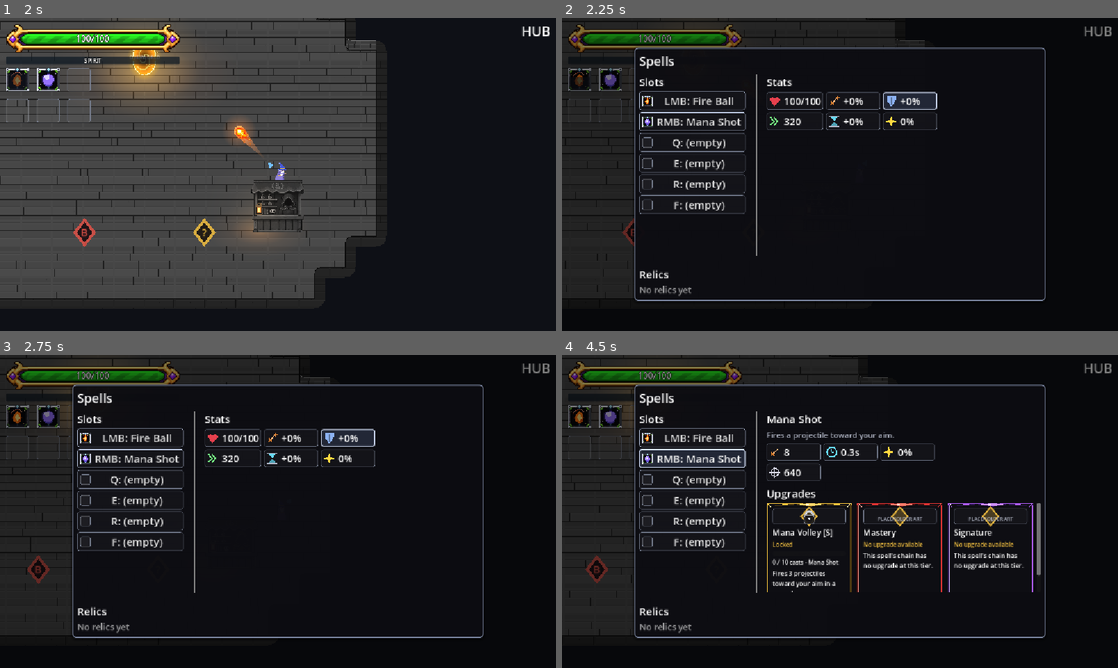
Above: before the commit, frames 1-4 (two rows, left to right).
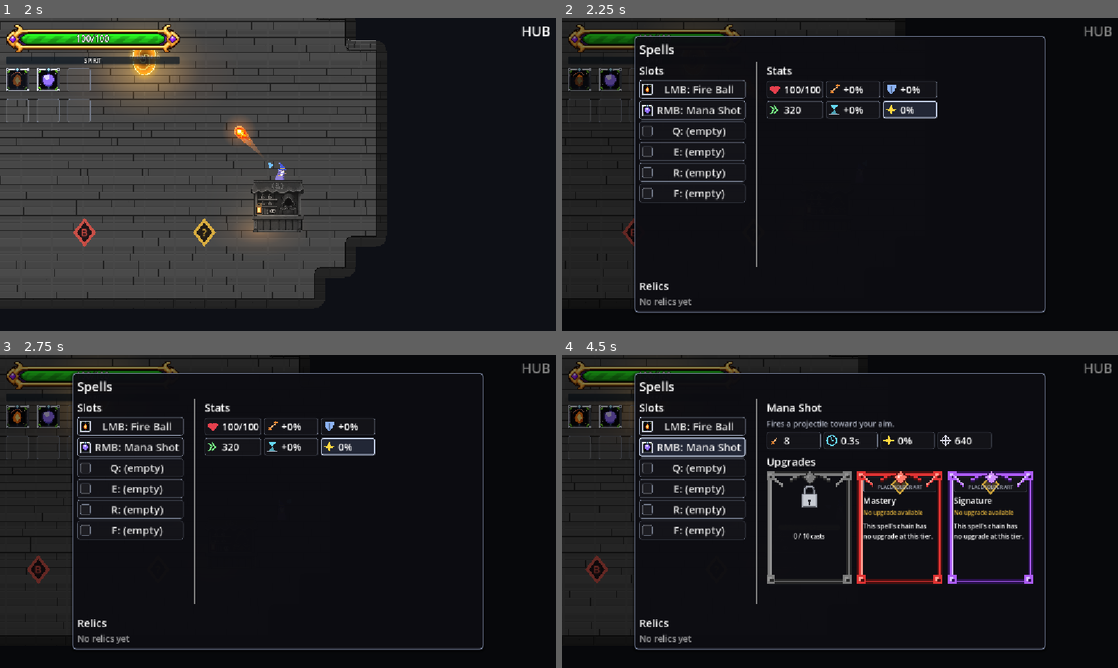
Above: after the commit, the same moments.

Repository: BestestGameStudio/gangU
Game: Godot game, scene res://game/core/main.tscn
Two runs of this game, one before a commit and one after it. Both use one fixed random seed, a clock stepped at 60 frames per second and the inputs below. Sound files missing from this copy of the repository are replaced by a short silence.
Inputs (mouse positions are in pixels of both pictures, inside the frame that each line leads up to):
- Up to frame 1 (2 s): tap Enter at 0.5 s; move the mouse to (400, 158) at 0.52 s; hold D (move_right) 0.53-1.25 s; hold Space (cast) 0.53-1.25 s; click (400, 158) at 0.67 s; tap Shift (dash) at 0.8 s; drag from (166, 190) to (177, 58) at 1.27 s
- Up to frame 2 (2.25 s): move the mouse to (895, 105) at 2.02 s; hold D (move_right) from 2.03 s (still down); hold Tab (equip_panel) from 2.03 s (still down); click (895, 105) at 2.17 s
- Up to frame 3 (2.75 s): keep holding D (move_right); keep holding Tab (equip_panel); tap Space (cast) at 2.3 s
- Up to frame 4 (4.5 s): release D (move_right) at 2.75 s; release Tab (equip_panel) at 2.75 s; drag from (812, 574) to (600, 570) at 2.77 s; click "LMB: Fire Ball" at 3.5 s; click "RMB: Mana Shot" at 4.25 s

Frame 1 is identical in both runs. In frame 2, 7.9% of the frame differs, in the area x 12-87%, y 5-95%; in frame 3, 7.9%; in frame 4, 16%.

Commit message:
Spell menu: frame aspect ratio and minimal locked cards (#715) (#716)
* Start spell upgrade frame and locked-card follow-up

* Preserve upgrade frame aspect and hide locked upgrade details (#715)

* Keep fixed-card descriptions scrollable and clicks reachable

* Center cast counts and drop source names and upgrade tier tags

* Update mounted menu expectation for tier-free upgrade names

* Center SpriteU-authored lock sprite on locked upgrade cards

* Bound upgrade hover text to a wrapped card tooltip

* Inset upgrade progress bars and refine lock silhouette

* Raise lock above centered progress bar with a larger gap

---------

Co-authored-by: Instinct Agent <agent@instinct.com>

Diff:
--- a/game/ui/equip_panel.gd
+++ b/game/ui/equip_panel.gd
@@ -84,19 +84,10 @@
 # #712: all three 176px tier cards visible together at the default viewport.
 # Fixed width still prevents resizing when selecting/deselecting a spell.
 const DETAIL_WIDTH := 568.0
-## #441 (Daniel, 2026-11-09): the plate hugs its content instead of the old
-## 620px fixed height ("a lot of empty vertical space below the spell
-## slots"). Measured composition on the pinned harness: title 36 + sep 10 +
-## columns 376 (player stats 115 + sep + upgrades header ~35 + one full
-## upgrade card 216 at the #441 card width; the slots column needs 289) +
-## plate margins 20. Still FIXED so the #416 no-resize rule holds.
-## #427 rebase: the relics section (separator + header + one names row, 83)
-## sits below the columns, so the fixed height grows 442 -> 525 to keep the
-## tallest state (upgrade cards + relics) inside it without resizing.
-## #700 re-measure (2 cards, 3-column grid): the tallest state shrinks to
-## ~360 (player stats 115 at 3 columns + sep + header ~35 + card ~200),
-## so 525 still covers it with slack and stays fixed.
-const PANEL_HEIGHT := 525.0
+## #715: four core spell stats share one row before adding height. The
+## original 525px plate still clipped the native 3:4 frames, so add 48px
+## of fixed height; width stays unchanged. Smaller viewports retain scroll.
+const PANEL_HEIGHT := 573.0
 const SCREEN_MARGIN := 16.0
 var _relics_box: VBoxContainer
 var _relics_list: HFlowContainer
@@ -131,22 +122,8 @@
 	b.add_child(icon)
 	return icon
 
-## #38: compact ASCII tier suffix on upgrade-channel buttons only (lead UX
-## call: [S]/[M]/[G] for Specialization/Mastery/Signature, Base shows
-## nothing). Reads the upgrade's own tier when the provider exposes one;
-## providers without a tier field degrade to no suffix. Display-only.
-func _tier_suffix(upgrade: Variant) -> String:
-	match _upgrade_tier(upgrade):
-		1:
-			return " [S]"
-		2:
-			return " [M]"
-		3:
-			return " [G]"
-	return ""
-
 ## Tier the upgrade advances INTO (0 Base .. 3 Signature); 0 when the
-## provider exposes no tier. Shared by the [S]/[M]/[G] suffix and the #451
+## provider exposes no tier. Used by the #451
 ## card border.
 func _upgrade_tier(upgrade: Variant) -> int:
 	var tier: Variant = (upgrade as Resource).get(&"tier") if upgrade is Resource else null
@@ -392,6 +369,7 @@
 func _refresh_stats() -> void:
 	if _player == null:
 		return
+	_stats_box.set_columns(4 if _selected != null else StatGrid.COLUMNS)
 	_stats_box.set_description(SpellDescription.for_spell(_selected))
 	if _selected != null:
 		_stats_box.set_entries(_selected.spell_name, StatSheet.spell_entries(_selected, _player, _caster))
@@ -459,7 +437,7 @@
 				description += "\n%s px | %s px/s" % [int(result.range), int(result.projectile_speed)]
 			if description.is_empty():
 				description = "Upgrade content is not available yet."
-			b.setup(str(_upgrade_field(upgrade, &"display_name")) + _tier_suffix(upgrade), description, item.state == "token")
+			b.setup(str(_upgrade_field(upgrade, &"display_name")), description, item.state == "token")
 			var pid: Variant = _upgrade_field(upgrade, &"id")
 			# Resolve the route again when pressed: live cast progress may have
 			# qualified this card since it was constructed, avoiding wasted tokens.
--- a/game/ui/stat_grid.gd
+++ b/game/ui/stat_grid.gd
@@ -180,3 +180,7 @@
 func details_of(id: StringName) -> String:
 	var c := cell(id)
 	return c.details if c != null else ""
+
+## Selected spells use one row for the four core stats; extra stats wrap.
+func set_columns(count: int) -> void:
+	_grid.columns = maxi(count, 1)
--- a/game/ui/upgrade_card.gd
+++ b/game/ui/upgrade_card.gd
@@ -3,6 +3,8 @@
 ## #402 presentation only. The panel owns eligibility, path IDs and actions.
 ## Splash is deliberately a code-drawn placeholder, never claimed final art.
 const CARD_WIDTH := 176.0
+const CARD_HEIGHT := CARD_WIDTH * 64.0 / 48.0
+const LOCK_TEXTURE: Texture2D = preload("res://assets/sprites/ui/upgrade-lock.png")
 var name_label: Label
 var description_label: Label
 var action_label: Label
@@ -14,7 +16,7 @@
 var border_color: Color = UiStyle.B_ACCENT
 
 ## #700: ornate card frame (assets/sprites/ui/card-frame-*.png, SpriteU
-## format; provenance in assets/sprites/ui/SOURCE.md): nine-patch with a
+## format; provenance in assets/sprites/ui/SOURCE.md): aspect-preserved with a
 ## transparent interior, one colorway per upgrade tier (UiStyle.RANK_COLORS).
 const TIER_FRAMES: Array[Texture2D] = [
 	preload("res://assets/sprites/ui/card-frame-silver.png"),
@@ -22,11 +24,16 @@
 	preload("res://assets/sprites/ui/card-frame-red.png"),
 	preload("res://assets/sprites/ui/card-frame-purple.png"),
 ]
-var _frame: NinePatchRect
+var _frame: TextureRect
+var _border_tier := 0
+var _locked := false
+var _grey_material: ShaderMaterial
 
 class PlaceholderSplash extends Control:
 	var tint := Color(0.95, 0.75, 0.25)
+	var plain := false
 	func _draw() -> void:
+		if plain: return
 		var r := Rect2(Vector2.ZERO, size)
 		draw_style_box(UiStyle.row(UiStyle.B_DIM, 0), r)
 		var c := size * 0.5
@@ -34,16 +41,9 @@
 		draw_colored_polygon(points, Color(tint, 0.24))
 		draw_polyline(PackedVector2Array([points[0], points[1], points[2], points[3], points[0]]), tint, 2.0, true)
 
-## Vector padlock: no font-dependent emoji or missing-glyph square.
-class LockSign extends Control:
-	func _draw() -> void:
-		var c := size * 0.5
-		draw_style_box(UiStyle.row(Color(0.65, 0.67, 0.72), 4), Rect2(c + Vector2(-11, -2), Vector2(22, 18)))
-		draw_arc(c + Vector2(0, -2), 8, PI, TAU, 16, Color(0.8, 0.82, 0.86), 3, true)
-		draw_circle(c + Vector2(0, 5), 2, Color(0.85, 0.87, 0.9))
-
 func _init() -> void:
-	custom_minimum_size = Vector2(CARD_WIDTH, 200)
+	custom_minimum_size = Vector2(CARD_WIDTH, CARD_HEIGHT)
+	size_flags_vertical = Control.SIZE_SHRINK_BEGIN
 	mouse_default_cursor_shape = Control.CURSOR_POINTING_HAND
 	UiStyle.style_button(self, UiStyle.B_ACCENT, 10)
 	var margin := MarginContainer.new()
@@ -53,9 +53,14 @@
 	margin.add_theme_constant_override("margin_top", 12)
 	margin.add_theme_constant_override("margin_bottom", 12)
 	add_child(margin)
+	var scroll := ScrollContainer.new()
+	scroll.name = "CardContentScroll"
+	scroll.horizontal_scroll_mode = ScrollContainer.SCROLL_MODE_DISABLED
+	margin.add_child(scroll)
 	_content = VBoxContainer.new()
+	_content.size_flags_horizontal = Control.SIZE_EXPAND_FILL
 	_content.add_theme_constant_override("separation", 5)
-	margin.add_child(_content)
+	scroll.add_child(_content)
 	splash = PlaceholderSplash.new()
 	splash.name = "PlaceholderSplash"
 	splash.custom_minimum_size = Vector2(0, 32)
@@ -91,9 +96,14 @@
 	progress_bar.custom_minimum_size.y = 10
 	progress_bar.show_percentage = false
 	progress_bar.visible = false
-	_content.add_child(progress_bar)
+	var progress_margin := MarginContainer.new()
+	progress_margin.add_theme_constant_override("margin_left", 12)
+	progress_margin.add_theme_constant_override("margin_right", 12)
+	_content.add_child(progress_margin)
+	progress_margin.add_child(progress_bar)
 	progress_label = Label.new()
 	progress_label.name = "UnlockProgressText"
+	progress_label.horizontal_alignment = HORIZONTAL_ALIGNMENT_CENTER
 	progress_label.add_theme_font_size_override("font_size", 12)
 	progress_label.autowrap_mode = TextServer.AUTOWRAP_WORD_SMART
 	progress_label.visible = false
@@ -101,22 +111,37 @@
 	# Qualification is always above the long description, so the lock/bar
 	# stay visible without scrolling even when an upgrade has lengthy text.
 	_content.move_child(description_label, _content.get_child_count() - 1)
-	lock_sign = LockSign.new()
+	var lock_texture := TextureRect.new()
+	lock_texture.texture = LOCK_TEXTURE
+	lock_texture.expand_mode = TextureRect.EXPAND_IGNORE_SIZE
+	lock_texture.stretch_mode = TextureRect.STRETCH_KEEP_ASPECT_CENTERED
+	lock_texture.texture_filter = CanvasItem.TEXTURE_FILTER_NEAREST
+	lock_sign = lock_texture
 	lock_sign.name = "LockSign"
-	lock_sign.set_anchors_and_offsets_preset(Control.PRESET_FULL_RECT)
+	lock_sign.set_anchors_and_offsets_preset(Control.PRESET_CENTER)
+	lock_sign.offset_left = -24
+	lock_sign.offset_top = -92
+	lock_sign.offset_right = 24
+	lock_sign.offset_bottom = -36
 	lock_sign.visible = false
-	splash.add_child(lock_sign)
+	add_child(lock_sign)
 	for child: Control in find_children("*", "Control", true, false):
 		child.mouse_filter = Control.MOUSE_FILTER_IGNORE
 
-	_frame = NinePatchRect.new()
+	var grey_shader := Shader.new()
+	grey_shader.code = "shader_type canvas_item; void fragment() { vec4 c = texture(TEXTURE, UV); float g = dot(c.rgb, vec3(0.299, 0.587, 0.114)); COLOR = vec4(vec3(g * 0.6), c.a); }"
+	_grey_material = ShaderMaterial.new()
+	_grey_material.shader = grey_shader
+	# Text ignores input, but the nested scroll must still accept wheel/drag.
+	# PASS lets clicks continue to this upgrade Button.
+	scroll.mouse_filter = Control.MOUSE_FILTER_PASS
+	scroll.get_v_scroll_bar().mouse_filter = Control.MOUSE_FILTER_STOP
+	_frame = TextureRect.new()
 	_frame.name = "TierFrame"
 	_frame.set_anchors_and_offsets_preset(Control.PRESET_FULL_RECT)
 	_frame.mouse_filter = Control.MOUSE_FILTER_IGNORE
-	_frame.patch_margin_left = 12
-	_frame.patch_margin_right = 12
-	_frame.patch_margin_top = 13
-	_frame.patch_margin_bottom = 4
+	_frame.expand_mode = TextureRect.EXPAND_IGNORE_SIZE
+	_frame.stretch_mode = TextureRect.STRETCH_KEEP_ASPECT_CENTERED
 	_frame.texture_filter = CanvasItem.TEXTURE_FILTER_NEAREST # pixel art: no softening
 	_frame.visible = false
 	add_child(_frame)
@@ -131,19 +156,25 @@
 	call_deferred("_fit_content")
 
 ## #712: state is supplied by the progression provider, never inferred from
-## button tint. Disabled states still expose their description and progress.
+## button tint. Locked tiers expose only a grey frame, lock and cast progress.
 func set_unlock_state(state: String, casts: int, threshold: int, prerequisite: String = "", source_name: String = "") -> void:
 	disabled = state not in ["ready", "token"]
 	mouse_default_cursor_shape = Control.CURSOR_ARROW if disabled else Control.CURSOR_POINTING_HAND
-	lock_sign.visible = state == "locked"
+	_locked = state == "locked"
+	lock_sign.visible = _locked
+	name_label.visible = not _locked
+	description_label.visible = not _locked
+	action_label.visible = not _locked
+	(splash as PlaceholderSplash).plain = _locked
+	splash.custom_minimum_size.y = CARD_HEIGHT * 0.5 - 22.0 if _locked else 32.0
+	splash.queue_redraw()
+	_refresh_frame()
 	splash.get_node("PlaceholderLabel").visible = not lock_sign.visible
 	progress_bar.visible = state in ["locked", "ready", "token"]
 	progress_label.visible = progress_bar.visible
 	progress_bar.max_value = maxi(threshold, 1)
 	progress_bar.value = mini(casts, maxi(threshold, 0))
 	progress_label.text = "%d / %d casts" % [mini(casts, maxi(threshold, 0)), threshold]
-	if not source_name.is_empty():
-		progress_label.text += " - " + source_name
 	match state:
 		"locked": action_label.text = "Locked" if prerequisite.is_empty() else "Locked - previous tier first"
 		"ready": action_label.text = "Choose upgrade"
@@ -153,8 +184,8 @@
 	tooltip_text = "%s\n%s\n%s" % [name_label.text, description_label.text, action_label.text]
 	if progress_label.visible:
 		tooltip_text += "\n" + progress_label.text
-	if not prerequisite.is_empty():
-		tooltip_text += "\nFirst unlock " + prerequisite
+	if _locked:
+		tooltip_text = progress_label.text
 	call_deferred("_fit_content")
 
 ## #451: restyle the card border (Daniel: the color of the tier the card
@@ -163,12 +194,18 @@
 	border_color = color
 	UiStyle.style_button(self, color, 10)
 
-## #700: show the ornate SpriteU card frame in the tier colorway instead of
+## #700/#715: show the aspect-preserved ornate card frame in the tier colorway instead of
 ## the flat code-drawn border. tier indexes TIER_FRAMES / RANK_COLORS.
 func set_border_tier(tier: int) -> void:
 	if _frame == null:
 		return
-	_frame.texture = TIER_FRAMES[clampi(tier, 0, TIER_FRAMES.size() - 1)]
+	_border_tier = clampi(tier, 0, TIER_FRAMES.size() - 1)
+	_refresh_frame()
+
+func _refresh_frame() -> void:
+	if _frame == null: return
+	_frame.texture = TIER_FRAMES[0 if _locked else _border_tier]
+	_frame.material = _grey_material if _locked else null
 	_frame.visible = true
 	_restyle_border(UiStyle.B_DIM)
 
@@ -177,15 +214,22 @@
 
 func _fit_content() -> void:
 	if not is_instance_valid(_content): return
-	var width := maxf(size.x - 24.0, 0.0)
+	var width := maxf(size.x - 40.0, 0.0)
 	if not is_equal_approx(_content.custom_minimum_size.x, width):
 		_content.custom_minimum_size.x = width
-	# Text wrapping can change minimum height without resizing the Button.
-	# Propagate it to the HBox so ScrollContainer has real scrollable content.
-	var text_height := 0.0
-	for label: Label in [name_label, description_label, action_label, progress_label]:
-		var font := label.get_theme_font("font")
-		text_height += font.get_multiline_string_size(label.text, HORIZONTAL_ALIGNMENT_LEFT, width, label.get_theme_font_size("font_size")).y
-	var height := maxf(200.0, maxf(text_height + 32.0 + 25.0, _content.get_combined_minimum_size().y) + 24.0)
-	if not is_equal_approx(custom_minimum_size.y, height):
-		custom_minimum_size.y = height
+	# Frame art is 48x64. Card height never follows the description length;
+	# long unlocked details scroll inside the frame instead of distorting it.
+	custom_minimum_size = Vector2(CARD_WIDTH, CARD_HEIGHT)
+
+## Bound long upgrade hover text rather than allowing Godot's default
+## unwrapped tooltip to spill across the other cards and off the panel.
+func _make_custom_tooltip(for_text: String) -> Object:
+	var panel := PanelContainer.new()
+	panel.add_theme_stylebox_override("panel", UiStyle.panel())
+	var label := Label.new()
+	label.custom_minimum_size.x = 288
+	label.autowrap_mode = TextServer.AUTOWRAP_WORD_SMART
+	label.add_theme_font_size_override("font_size", 14)
+	label.text = for_text
+	panel.add_child(label)
+	return panel
--- a/tests/ui/test712_upgrade_menu.gd
+++ b/tests/ui/test712_upgrade_menu.gd
@@ -35,6 +35,23 @@
 	await tick()
 	var viewport_rect := panel._upgrade_scroll.get_global_rect()
 	check(panel._upgrade_cards.all(func(card): return viewport_rect.encloses(card.progress_bar.get_global_rect()) and viewport_rect.encloses(card.progress_label.get_global_rect())), "three progress bars and counts fit without scrolling")
+	check(panel._upgrade_cards.all(func(card): return not card.name_label.visible and not card.description_label.visible and not card.action_label.visible), "locked cards hide name description and action")
+	check(panel._upgrade_cards.all(func(card): return card.tooltip_text == card.progress_label.text and not card.progress_label.text.contains(" - ")), "locked tooltips and counts do not reveal names")
+	check(panel._upgrade_cards.all(func(card): return is_equal_approx(card.size.y / card.size.x, 64.0 / 48.0) and card._frame.stretch_mode == TextureRect.STRETCH_KEEP_ASPECT_CENTERED), "all card frames preserve native aspect ratio")
+	check(panel._upgrade_cards.all(func(card): return card._frame.texture == UpgradeCard.TIER_FRAMES[0] and card._frame.material == card._grey_material), "locked tiers share grey border")
+	check(panel._upgrade_cards.all(func(card): return viewport_rect.encloses(card.get_global_rect())), "entire aspect-correct cards fit upgrade viewport")
+	check(panel._stats_box._grid.columns == 4, "four spell stats in one row")
+	check(panel._upgrade_cards.all(func(card): return card.find_child("CardContentScroll", true, false).mouse_filter == Control.MOUSE_FILTER_PASS), "card scroll accepts wheel and passes clicks to button")
+	check(panel._upgrade_cards.all(func(card): return card.progress_label.horizontal_alignment == HORIZONTAL_ALIGNMENT_CENTER), "progress text centered")
+	check(panel._upgrade_cards.all(func(card): return not card.name_label.text.contains("[S]") and not card.name_label.text.contains("[M]") and not card.name_label.text.contains("[G]")), "upgrade names omit tier suffixes")
+	check(panel._upgrade_cards.all(func(card): return card.lock_sign.get_global_rect().get_center().is_equal_approx(card.get_global_rect().get_center() - Vector2(0, 64))), "lock raised above midpoint and horizontally centered")
+	check(panel._upgrade_cards.all(func(card): return card.lock_sign is TextureRect and card.lock_sign.texture == UpgradeCard.LOCK_TEXTURE), "SpriteU exported lock texture used")
+	var tip: Control = panel._upgrade_cards[0]._make_custom_tooltip("Long upgrade description for hover wrapping")
+	check(tip.get_child(0).autowrap_mode == TextServer.AUTOWRAP_WORD_SMART and tip.get_child(0).custom_minimum_size.x == 288, "upgrade hover text has bounded wrap width")
+	tip.free()
+	check(panel._upgrade_cards.all(func(card): return card.progress_bar.get_global_rect().position.x - card.global_position.x >= 24 and card.get_global_rect().end.x - card.progress_bar.get_global_rect().end.x >= 24), "progress bars inset at least24 pixels from frame")
+	check(UpgradeCard.LOCK_TEXTURE.get_height() > UpgradeCard.LOCK_TEXTURE.get_width(), "SpriteU lock narrower and taller")
+	check(panel._upgrade_cards.all(func(card): return absf(card.progress_bar.get_global_rect().get_center().y - card.get_global_rect().get_center().y) < 1.0 and card.progress_bar.global_position.y - card.lock_sign.get_global_rect().end.y >= 30), "bar at card midpoint with at least30px gap below lock")
 	var plate_size := panel._plate.size
 	panel._on_slot_pressed(2)
 	await tick()
@@ -54,6 +71,8 @@
 	check(progress.upgrade_menu(water)[1].state == "locked", "token never enables future step")
 	for i in 5: caster.spell_cast.emit(water)
 	check(progress.upgrade_menu(water)[0].state == "ready", "cast gate takes precedence over token")
+	check(panel._upgrade_cards[0].name_label.visible and panel._upgrade_cards[0].description_label.visible and panel._upgrade_cards[0].action_label.visible and panel._upgrade_cards[0]._frame.material == null, "ready card restores details and tier border")
+	check(panel._upgrade_cards[0].progress_label.text == "10 / 10 casts", "ready progress omits source name")
 	panel._upgrade_cards[0].pressed.emit()
 	await tick()
 	check(caster.get_slots()[2] == chain[0].result_spell, "click replaces only the next spell")
@@ -61,6 +80,7 @@
 	check(panel._selected == chain[0].result_spell, "selection follows replacement")
 	menu = progress.upgrade_menu(chain[0].result_spell)
 	check(menu[0].state == "applied" and menu[1].state == "ready" and menu[2].state == "locked", "applied/current/future states after evolution")
+	check(panel._upgrade_cards[0].name_label.visible and panel._upgrade_cards[0].description_label.visible and panel._upgrade_cards[0].action_label.text == "Applied", "applied card keeps name details and status")
 	# Fresh state for token-only advancement, then a later tier's own XP.
 	progress._cast_counts.erase(chain[1].source_spell)
 	panel._refresh()
--- a/tests/world/test_e_mount.gd
+++ b/tests/world/test_e_mount.gd
@@ -183,7 +183,7 @@
 						if c is UpgradeCard and not c.get_parent().get_parent().is_queued_for_deletion():
 							texts.append(c.name_label.text)
 							buttons.append(c)
-					if texts != ["Split shot [S]", "Wide split [M]", "Signature"] or buttons.size() != 3:
+					if texts != ["Split shot", "Wide split", "Signature"] or buttons.size() != 3:
 						print("[E] FAIL chain upgrade card: ", texts); ok = false
 						return _done()
 					print("[E] full chain and unavailable tier render OK")
--- /dev/null
+++ b/tools/sprites/specs/upgrade_lock.json
@@ -0,0 +1,46 @@
+{
+  "name": "upgrade-lock",
+  "w": 24,
+  "h": 28,
+  "palette": {
+    "o": "#25262c",
+    "s": "#60636b",
+    "h": "#a1a5af",
+    "l": "#c7cbd3"
+  },
+  "frames": [
+    {
+      "ms": 1000,
+      "rows": [
+        "........................",
+        "........................",
+        ".........ooooooo........",
+        ".......oohhhhhhho.......",
+        ".......ohhssssshho......",
+        ".......hss.....sso......",
+        "......ohs.......soo.....",
+        "......ohs.......sho.....",
+        "......ohs.......sho.....",
+        "......ohs.......sho.....",
+        ".....oohsoooooooshoo....",
+        "....ohhhhhhhhhhhhhhho...",
+        "....ohlllllllllllllho...",
+        "....ohlllllllllllllho...",
+        "....ohlllllllllllllho...",
+        "....ohlllllllllllllho...",
+        "....ohlllllllllllllho...",
+        "....ohlllllllllllllho...",
+        "....ohlllllooolllllho...",
+        "....ohlllllooolllllho...",
+        "....ohllllllollllllho...",
+        "....ohllllllollllllho...",
+        "....ohllllllollllllho...",
+        "....ohlllllllllllllho...",
+        "....ohsssssssssssssho...",
+        "....ooooooooooooooooo...",
+        "........................",
+        "........................"
+      ]
+    }
+  ]
+}
Binary file added: assets/sprites/ui/upgrade-lock.png
Not shown, added: assets/sprites/ui/upgrade-lock.png.import
Not shown, changed: assets/sprites/ui/SOURCE.md
